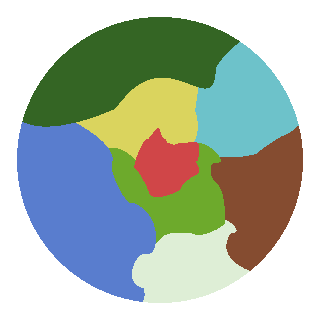
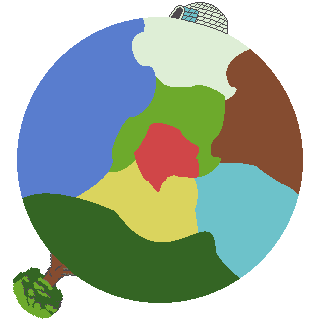
Layered file, before and after one edit (320x320). Changes by layer:
painted on "core" over [134, 123, 199, 197]
added layer "tree" above "chunk1" over [13, 252, 77, 319]
painted on "chunk1" over [22, 17, 240, 303]
painted on "chunk2" over [22, 18, 156, 302]
painted on "chunk3" over [76, 78, 198, 242]
painted on "chunk4" over [109, 77, 225, 243]
painted on "chunk5" over [194, 42, 299, 278]
added layer "igloo_door" above "igloo" over [169, 5, 199, 23]
added layer "igloo" above "chunk6" over [175, 2, 228, 34]
painted on "chunk6" over [132, 17, 250, 303]
painted on "chunk7" over [211, 49, 299, 271]
